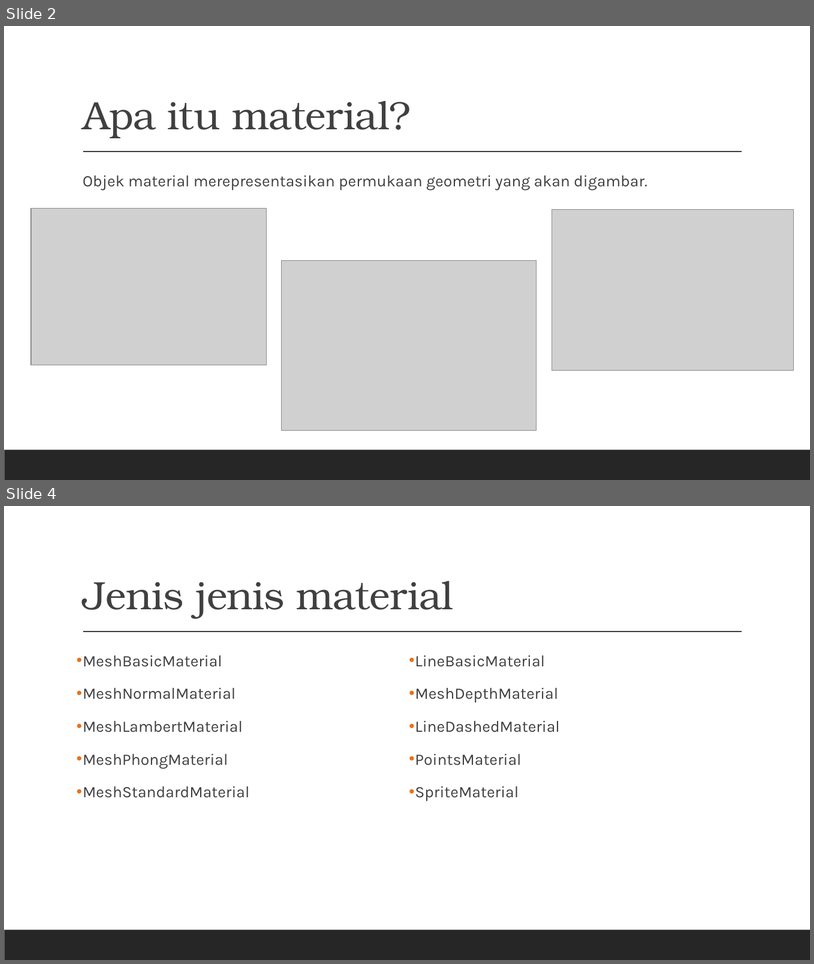
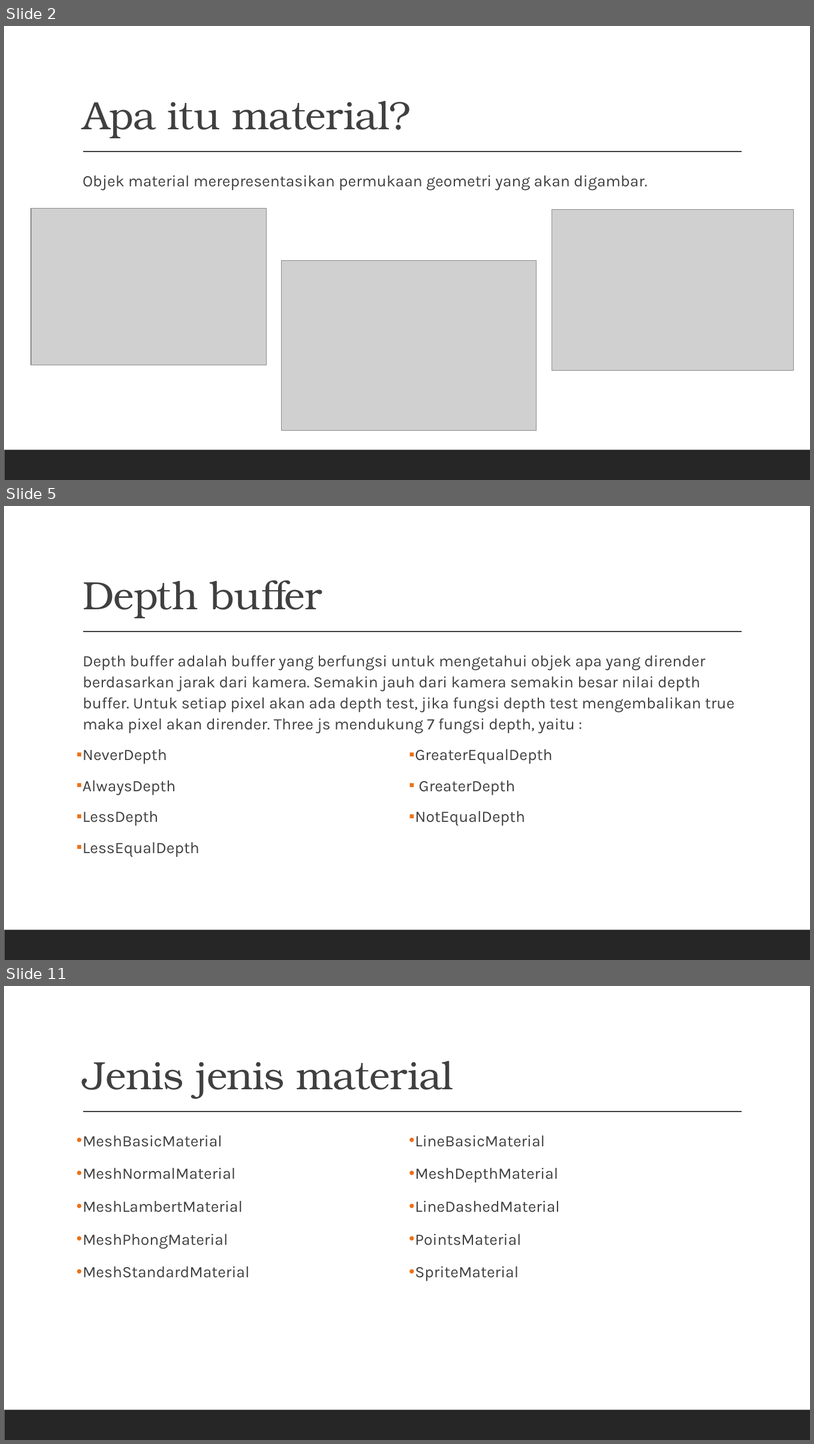
Before and after one commit to grafkom-2020/presentasi-threejs-grafkom-gang, a slide deck: documents/MATERIAL.pptx. Shown one above the other, each under a label of ours: slides 2 and 4 before the commit, slides 2, 5 and 11 after it; the slides between them are not shown. The pictures are 814x964 and 814x1444 pixels, drawn with LibreOffice and Linux fonts; fonts in the diff are those of the drawing; grey boxes stand for pictures. Boxes give left, top, right and bottom in pixels: in the first picture for what was removed or moved away, otherwise in the second. Text is boxed around its words. In the diff, an @@ line names an element or a change of style, - is before the commit and + after.

```diff
--- a/documents/MATERIAL.pptx
+++ b/documents/MATERIAL.pptx
@@ slide 5 added at [4,506,810,960], background #FFFFFF; not listed: 2 template elements that a slide beside it also shows @@
@@ title added at [83,580,323,618], 47 pt, text #404040 @@
+Depth buffer
@@ text added at [83,655,735,733], 19 pt, text #404040 @@
+  Depth buffer adalah buffer yang berfungsi untuk mengetahui objek apa yang dirender berdasarkan jarak dari kamera. Semakin jauh dari kamera semakin besar nilai depth buffer. Untuk setiap pixel akan ada depth test, jika fungsi depth test mengembalikan true maka pixel akan dirender. Three js mendukung 7 fungsi depth, yaitu :
@@ text added at [83,749,200,857], 19 pt, text #404040 @@
+▪ NeverDepth
+▪ AlwaysDepth
+▪ LessDepth
+▪ LessEqualDepth
+▪ GreaterEqualDepth
+▪ GreaterDepth
+▪ NotEqualDepth
@@ what was slide 4 is now slide 11 @@
```
Also in this commit, not shown: 7 other slides added, 1 slide removed, 18 other files.
